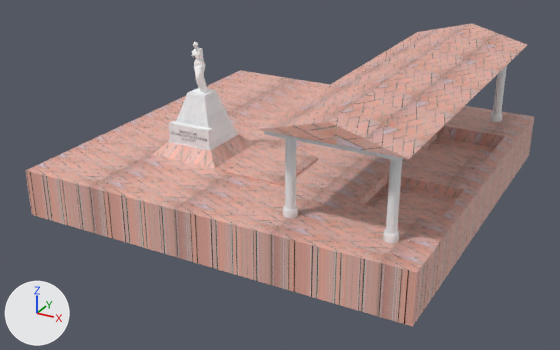
Before and after pictures for a commit that changed the OBJ model Project/models/road/forum.obj.
Both versions are drawn from a camera (50 mm lens) standing at (11.98, -23.45, 10.19) and looking at (-0.3, -1.11, -0.97). Lighting does not change. The marker at lower left points along +X, +Y and +Z. Where no turn or scale is listed for an object, it has been applied to the vertices. Vertices at the same position are counted once.

The scene before the commit, as lines of its bpy script (objects in view):
```python
ob_cube_001_cube = bpy.data.objects.new('Cube.001_Cube', me_cube_001_cube)
ob_cube_001_cube.location = (0.0, 0.0, 0.0)
ob_cube_cube_001 = bpy.data.objects.new('Cube_Cube.001', me_cube_cube_001)
ob_cube_cube_001.location = (0.0, 0.0, 0.0)
ob_plane = bpy.data.objects.new('Plane', me_plane)
ob_plane.location = (0.0, 0.0, 0.0)
# also in view: '12328_Statue_v1_L2' at (-2.6, -2.57, 3.03); 'Cylinder' at (4.0, 0.07, 1.38)
```
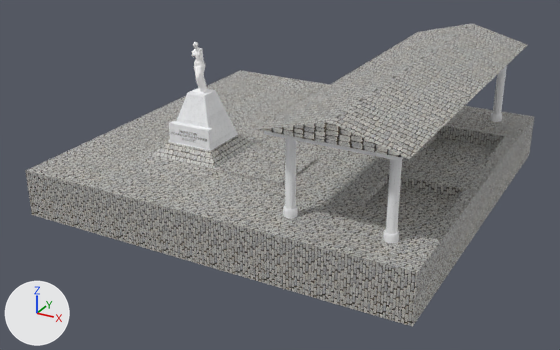
Where the change shows, as pixel boxes [x1, y1, x2, y2] in the pictures (560 x 350 px):
```json
{"object": "Plane", "change": "surface changed", "before": [25, 70, 534, 327], "after": [25, 70, 534, 327], "on screen": "pink to grey"}
{"object": "Cube_Cube.001", "change": "surface changed", "before": [257, 24, 527, 159], "after": [257, 24, 527, 159], "on screen": "pink to grey"}
{"part": 1, "of": "me_plane", "change": "surface changed", "before": [26, 118, 534, 327], "after": [26, 118, 534, 327], "on screen": "pink to grey"}
```

The change, as JSON lines over the scene's bpy script:
```json
{"op": "add", "block": "img_road_specular_png", "code": ["img_road_specular_png = load_image('road_specular.png', 'road_specular.png', 512, 513, 'sRGB')"]}
{"op": "add", "block": "img_road_jpg", "code": ["img_road_jpg = load_image('road.jpg', 'road.jpg', 512, 513, 'sRGB')"]}
{"block": "mat_material_003", "where": "n2 = _N.new('ShaderNodeTexImage'); n2.name = 'Image Texture'"}
{"op": "set", "path": "n2.image", "old": "img_texture_of_red_bricks_structure_road_ingvar_bjork_jpg", "new": "img_road_jpg"}
{"block": "mat_material_003", "where": "n3 = _N.new('ShaderNodeTexImage'); n3.name = 'Image Texture.001'"}
{"op": "set", "path": "n3.image", "old": "img_texture_of_red_bricks_structure_road_ingvar_bjork_spec_png", "new": "img_road_specular_png"}
{"block": "mat_material_001", "where": "n2 = _N.new('ShaderNodeTexImage'); n2.name = 'Image Texture'"}
{"op": "set", "path": "n2.image", "old": "img_texture_of_red_bricks_structure_road_ingvar_bjork_jpg", "new": "img_road_jpg"}
{"block": "mat_material_001", "where": "n3 = _N.new('ShaderNodeTexImage'); n3.name = 'Image Texture.001'"}
{"op": "set", "path": "n3.image", "old": "img_texture_of_red_bricks_structure_road_ingvar_bjork_spec_png", "new": "img_road_specular_png"}
{"block": "me_plane", "where": "me_plane.from_pydata(...)  # 2441 vertices, 2429 faces; spans x -6.8..6.8, y -6.8..6.8, z -2.07..0.51"}
{"block": "me_plane", "where": "# used by ob_plane; location = (0.0, 0.0, 0.0)"}
{"block": "me_plane", "change": "me_plane part 1: texture (UV) coordinates of 152 of 2429 faces, centred in x -6.8..6.79, y -6.8..6.8, z -0.82..0.31, changed; they spanned u -2.83..2.96, v -6.48..7.48 and now span u -0.85..1.33, v -7.15..8.15"}
```
